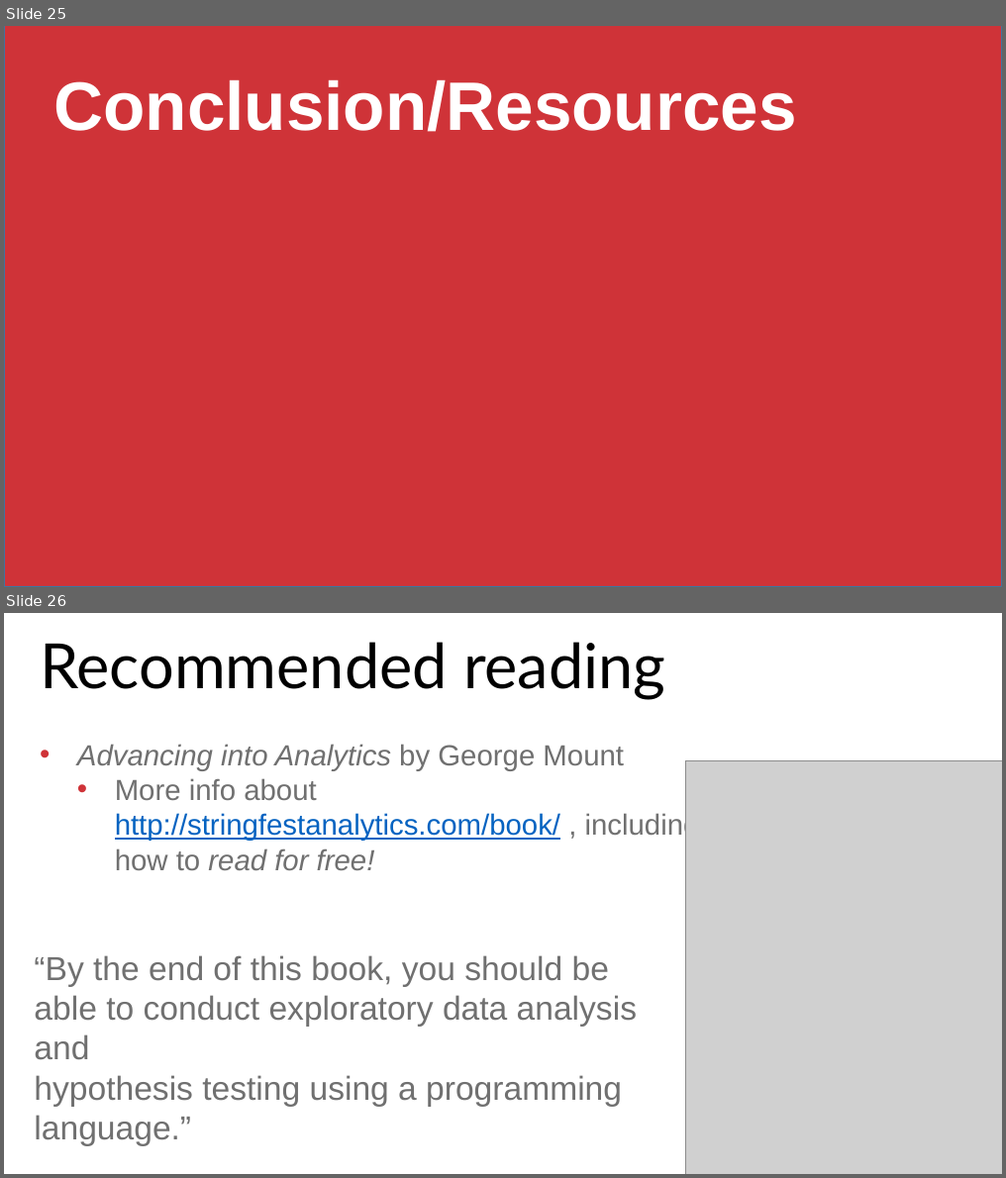
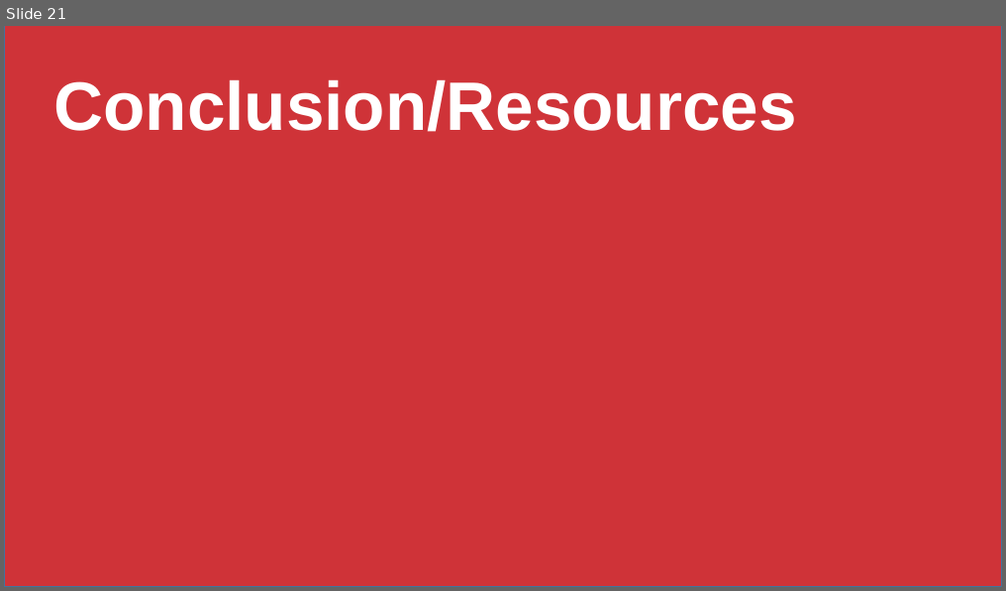
Before and after one commit to stringfestdata/aina-getting-started-python, a slide deck: five-things-excel-python.pptx. Shown one above the other, each under a label of ours: slides 25 and 26 before the commit, slide 21 after it. The pictures are 1006x1178 and 1006x591 pixels, drawn with LibreOffice and Linux fonts; fonts in the diff are those of the drawing; grey boxes stand for pictures. Boxes give left, top, right and bottom in pixels: in the first picture for what was removed or moved away, otherwise in the second. Text is boxed around its words. In the diff, an @@ line names an element or a change of style, - is before the commit and + after.

```diff
--- a/five-things-excel-python.pptx
+++ b/five-things-excel-python.pptx
@@ slide 26 removed at bbox=[4, 613, 1002, 1174], background #FFFFFF @@
@@ text removed at bbox=[40, 642, 666, 700] @@
-Recommended reading
@@ text removed at bbox=[77, 744, 700, 870] @@
-• Advancing into Analytics by George Mount
-  • More info about http://stringfestanalytics.com/book/ , including how to read for free!
@@ picture removed at bbox=[685, 761, 1002, 1174] @@
@@ text removed at bbox=[34, 956, 637, 1107] @@
-“By the end of this book, you should be able to conduct exploratory data analysis and
-hypothesis testing using a programming language.”
@@ picture removed at bbox=[896, 1053, 1002, 1174] @@
@@ what was slide 25 is now slide 21 @@
```
Also in this commit, not shown: 3 slides changed, 5 slides added, 8 other slides removed, 9 other files.
